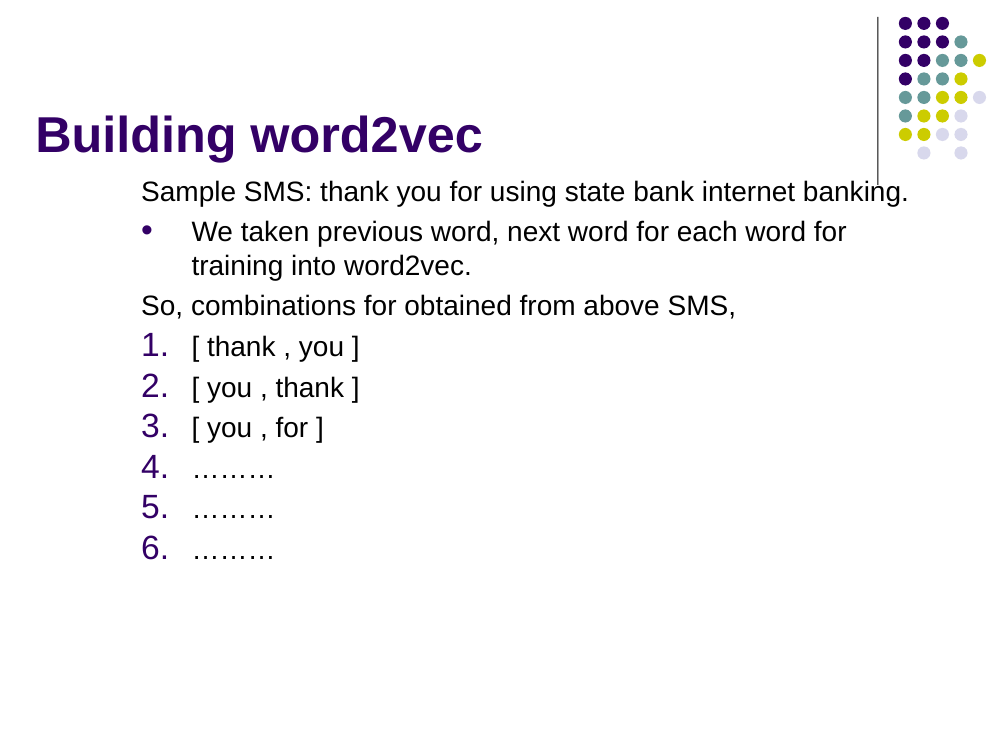
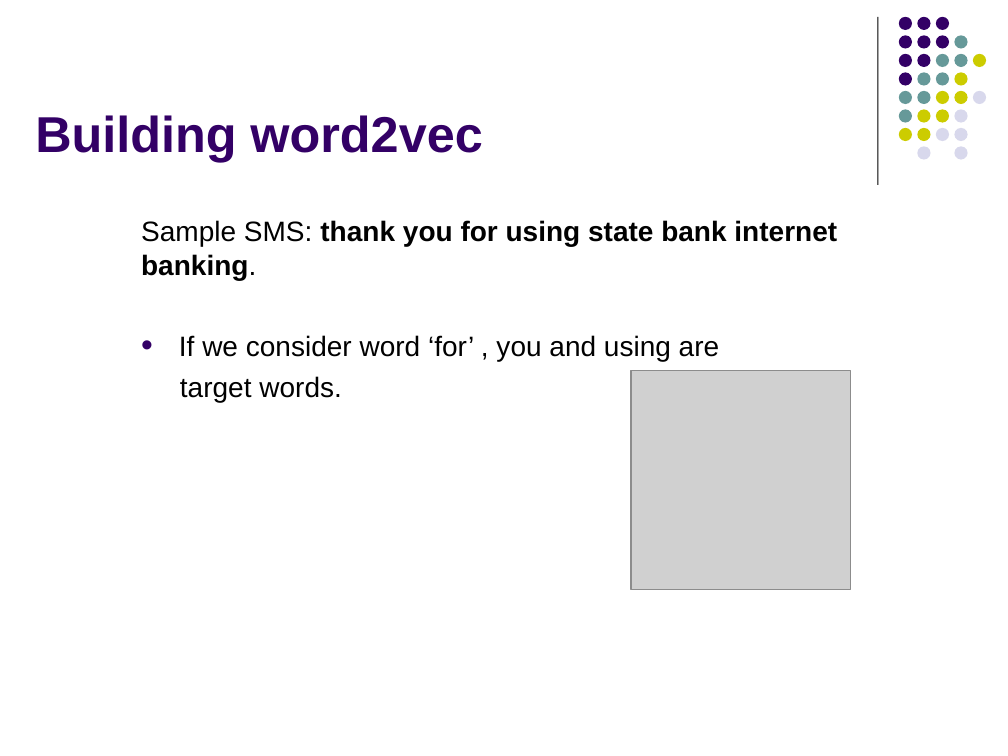
Before and after one commit to manohar9600/Multilingual-SMS-spam-detection-using-RNN, a slide deck: slide 20 of Resources/SPAMNEW PPT.pptx (slide 21 before the commit). Drawn at 1008x756 pixels with LibreOffice and Linux fonts; fonts in the diff are those of the drawing; grey boxes stand for pictures. Boxes give left, top, right and bottom in pixels: in the first picture for what was removed or moved away, otherwise in the second. Text is boxed around its words. In the diff, an @@ line names an element or a change of style, - is before the commit and + after.

```diff
--- a/Resources/SPAMNEW PPT.pptx
+++ b/Resources/SPAMNEW PPT.pptx
@@ text at <box>141,220,837,280</box>: bold on in "thank you for using state bank internet ..." @@
@@ text at <box>179,335,720,402</box>: text changed @@
-• We taken previous word, next word for each word for training into word2vec.
-So, combinations for obtained from above SMS,
-1. [ thank , you ]
-2. [ you , thank ]
-3. [ you , for ]
-4. ………
-5. ………
-6. ………
+• If we consider word ‘for’ , you and using are
+target words.
@@ picture added at <box>631,370,851,590</box> @@
```
Also in this commit, not shown: 19 other slides changed, 13 slides added, 15 slides removed, 10 other files.
